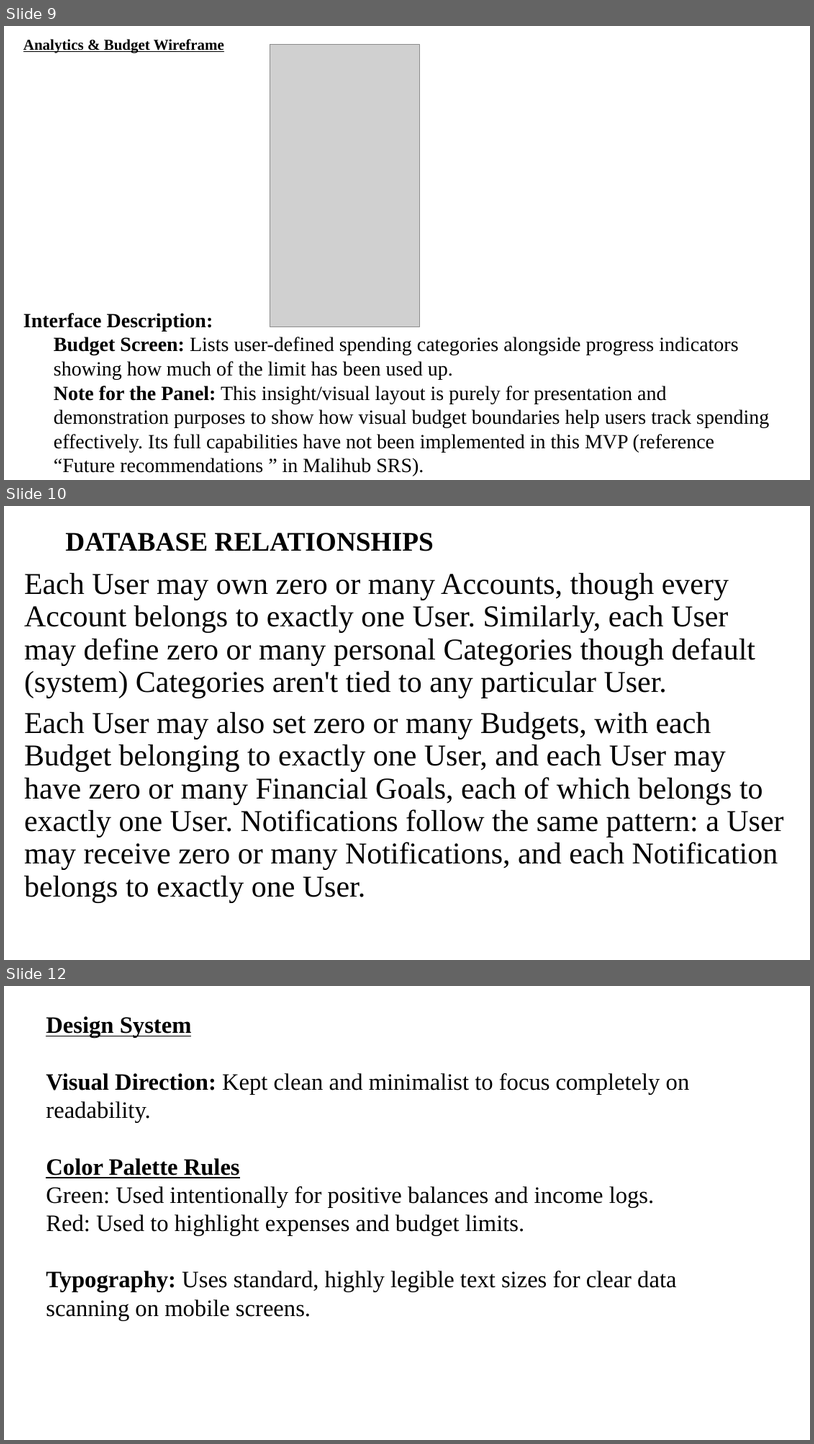
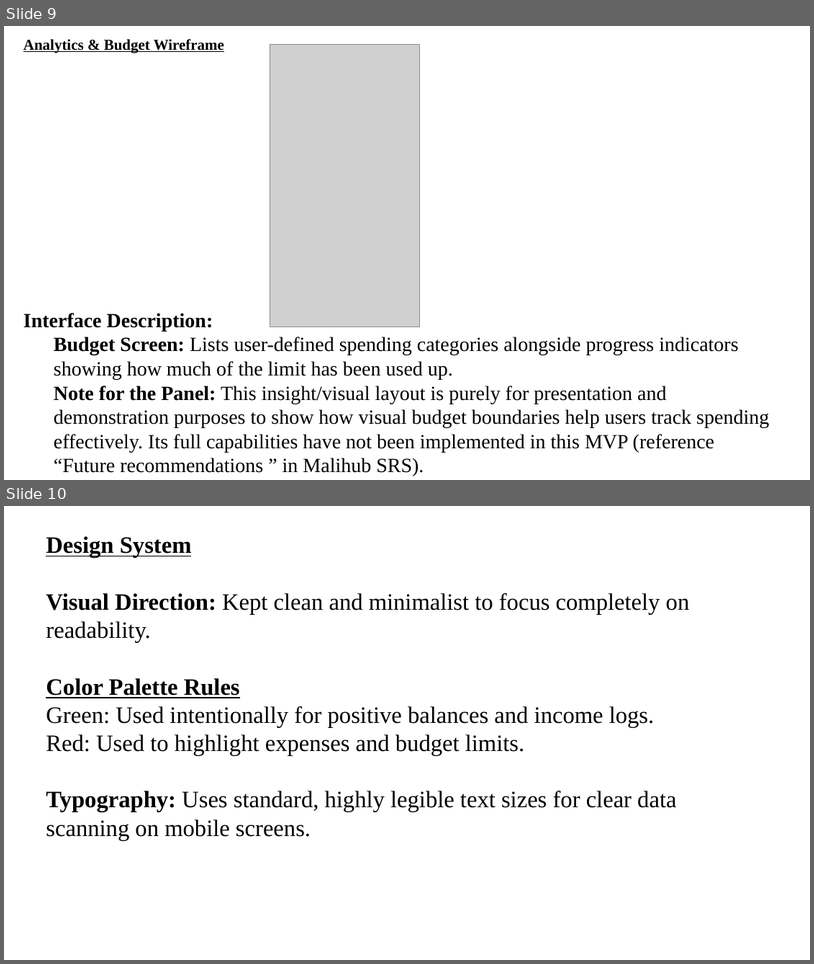
Before and after one commit to p1-my2/Malihub, a slide deck: MALIHUB POWERPOINT PRESENTATION.pptx. Shown one above the other, each under a label of ours: slides 9, 10 and 12 before the commit, slides 9 and 10 after it; the slides between them are not shown. The pictures are 814x1444 and 814x964 pixels, drawn with LibreOffice and Linux fonts; fonts in the diff are those of the drawing; grey boxes stand for pictures. Boxes give left, top, right and bottom in pixels: in the first picture for what was removed or moved away, otherwise in the second. Text is boxed around its words. In the diff, an @@ line names an element or a change of style, - is before the commit and + after.

```diff
--- a/MALIHUB POWERPOINT PRESENTATION.pptx
+++ b/MALIHUB POWERPOINT PRESENTATION.pptx
@@ slide 10 removed at <box>4,506,810,960</box>, background #FFFFFF @@
@@ title removed at <box>65,533,434,551</box> @@
-DATABASE RELATIONSHIPS
@@ text removed at <box>24,573,784,902</box> @@
-Each User may own zero or many Accounts, though every Account belongs to exactly one User. Similarly, each User may define zero or many personal Categories though default (system) Categories aren't tied to any particular User.
-Each User may also set zero or many Budgets, with each Budget belonging to exactly one User, and each User may have zero or many Financial Goals, each of which belongs to exactly one User. Notifications follow the same pattern: a User may receive zero or many Notifications, and each Notification belongs to exactly one User.
@@ what was slide 12 is now slide 10 @@
```
Also in this commit, not shown: 1 other slide removed.
